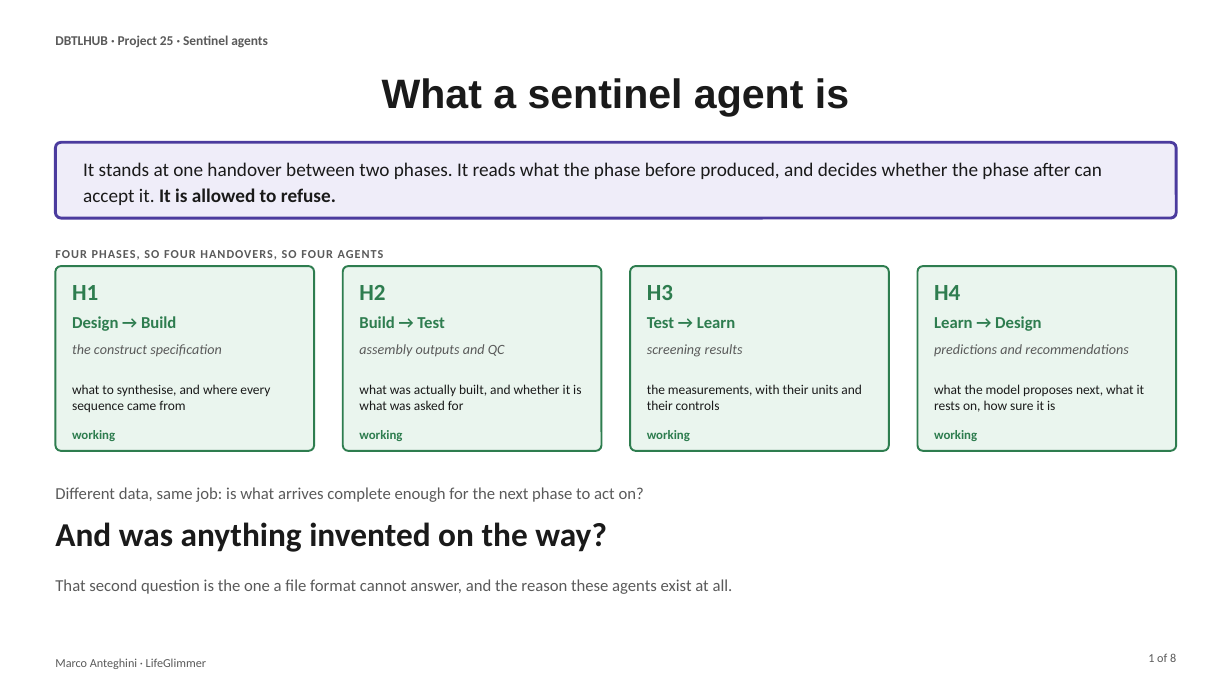
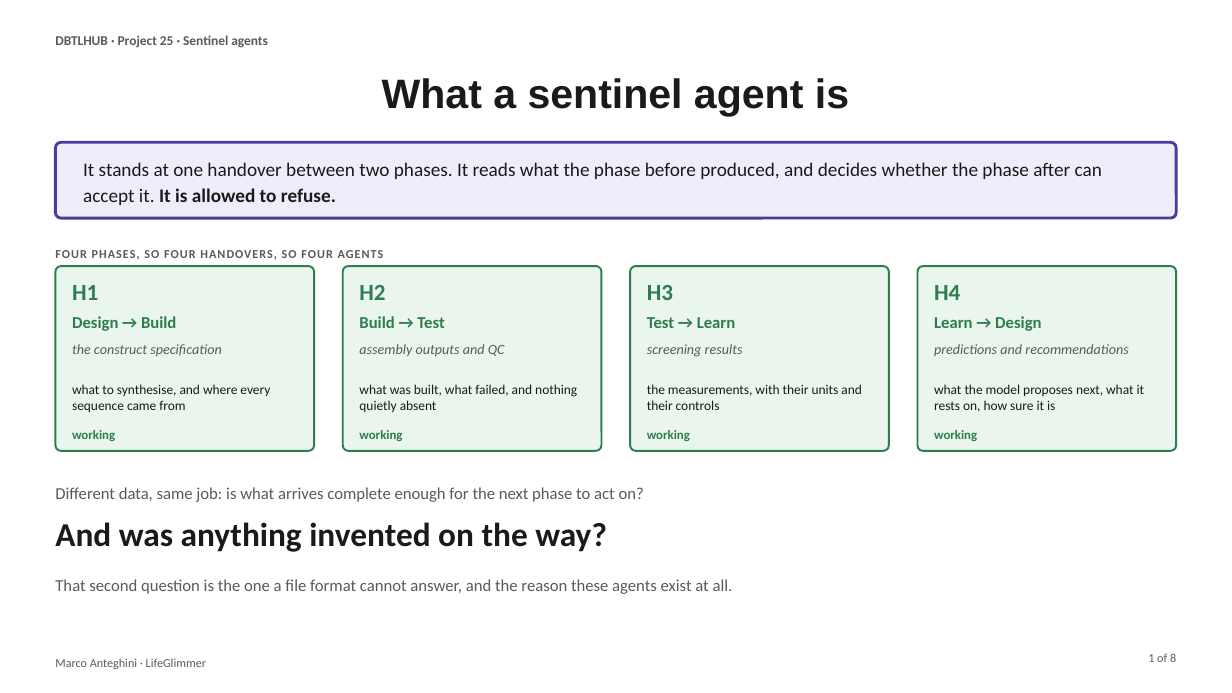
Before and after one commit to dbtl-synbio/dbtlhub, a slide deck: slide 1 of sentinel/docs/sentinel_agents.pptx. Drawn at 1232x693 pixels with LibreOffice and Linux fonts; fonts in the diff are those of the drawing. Boxes give left, top, right and bottom in pixels: in the first picture for what was removed or moved away, otherwise in the second. Text is boxed around its words. In the diff, an @@ line names an element or a change of style, - is before the commit and + after.

```diff
--- a/sentinel/docs/sentinel_agents.pptx
+++ b/sentinel/docs/sentinel_agents.pptx
@@ text at bbox=[359, 384, 577, 412]: text changed @@
-what was actually built, and whether it is what was asked for
+what was built, what failed, and nothing quietly absent
```
Also in this commit, not shown: 2 other slides changed, 24 other files.
